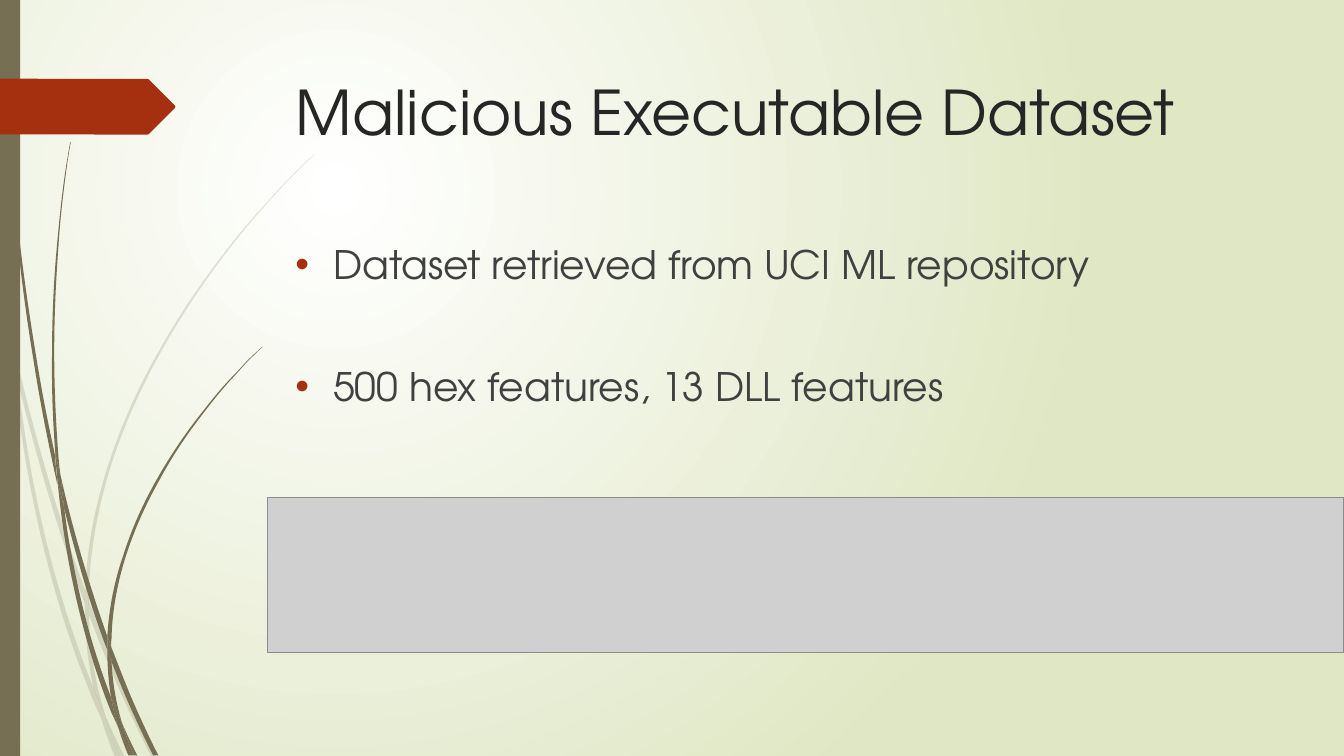
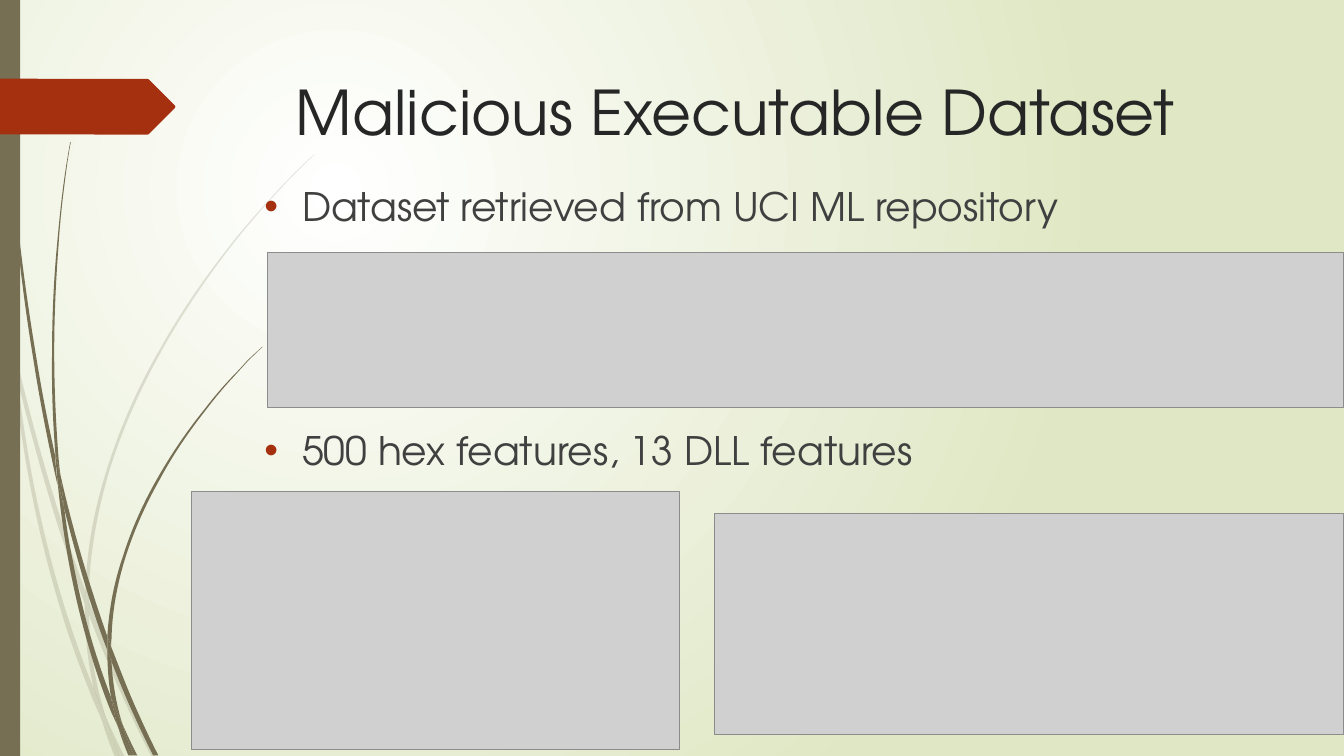
Before and after one commit to XiaokuanOSU/ML-Project, a slide deck: slide 3 of PPTGroup10.pptx. Drawn at 1344x756 pixels with LibreOffice and Linux fonts; fonts in the diff are those of the drawing; grey boxes stand for pictures. Boxes give left, top, right and bottom in pixels: in the first picture for what was removed or moved away, otherwise in the second. Text is boxed around its words. In the diff, an @@ line names an element or a change of style, - is before the commit and + after.

```diff
--- a/PPTGroup10.pptx
+++ b/PPTGroup10.pptx
@@ text "Dataset retrieved from UCI ML ..." rewrapped from (333, 249, 1089, 404) to (302, 191, 1058, 468) @@
@@ picture: place and size @@
-picture at (268, 497, 1344, 652)
+picture at (268, 252, 1344, 407)
@@ picture added at (192, 492, 680, 750) @@
@@ picture added at (715, 514, 1344, 735) @@
```
Also in this commit, not shown: 2 other slides changed, 2 slides added, 8 slides removed.
